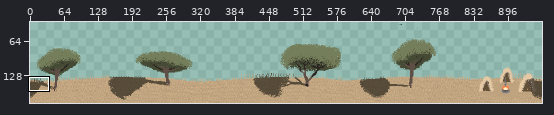
Edited in one commit: pixel-art file (Assets/Sprites/Background/Foreground.ase). Above, an overview of the earlier version with the close-up marked.
Close-up. Before the commit:
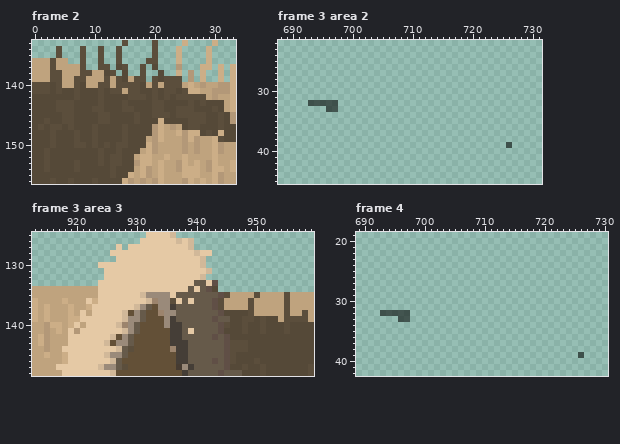
960x180 pixels, 4 frames. Colours within 5 levels of each other are drawn and written as one. Shown: frame 2: x 0..33, y 133..156; frame 3 area 2: x 688..731, y 22..45; frame 3 area 3: x 913..959, y 125..148; frame 4: x 689..730, y 19..42. The wide view leaves out empty margins. The commit also changed other frames or places, which this record leaves out.
New version:
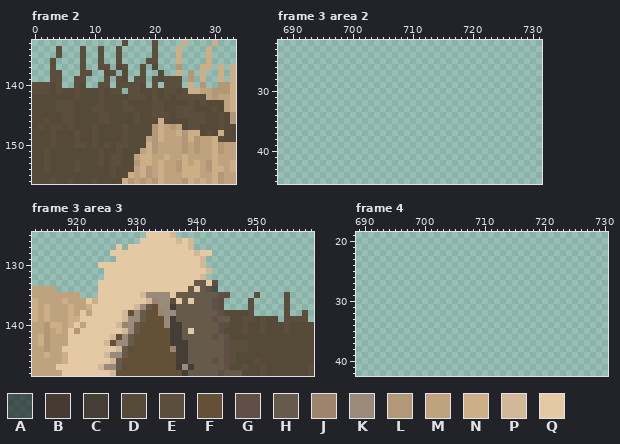
Palette (. is transparent): A #0000008d  B #463b31  C #453e37  D #554938  E #5b4e3c  F #635037  G #604f46  H #665a4a  J #9c846d  K #9a8a7a  L #b39878  M #bfa37e  N #ccae87  P #d1b899  Q #e5c9a5
The edit:
Frame 2, layer "Foreground":
Colour M is removed in row 136 at x 0 to 2 and 4 to 5; in row 137 at x 0 to 2 and 4 to 7; in row 138 at x 0 to 2, 5 to 7 and 10 to 11; in row 139 at x 0 to 2, 5 to 6, 9 to 11, 13 and 16; in row 140 at x 5 to 6, 9 to 10, 13, 19, 21, 25, 27 and 29 to 30; in row 141 at x 15.
Frame 3 area 2, layer "tree Shadow":
Colour A is removed in row 32 at x 693 to 697; in row 33 at x 696 to 697; in row 39 at x 726.
Frame 3 area 3, layer "Foreground":
Colour D becomes colour A in row 134 at x 943.
Colour M is removed in row 134 at x 917 to 923; in row 135 at x 921 to 923, 946 to 949, 951 to 954 and 956 to 959; in rows 136 to 137 at x 945 to 948, 950 to 954 and 956 to 959; in row 138 at x 950 to 954, 956 to 957 and 959; in row 139 at x 954 and 959.
Frame 4, layer "tree Shadow": the same change as frame 3 area 2
Where, in picture pixels (left, top, right, bottom), the same in both close-ups:
erased: (32, 58, 218, 94)
erased: (308, 100, 338, 112)
erased: (506, 142, 512, 148)
erased: (56, 286, 98, 298)
changed: (212, 286, 314, 322)
erased: (380, 310, 410, 322)
erased: (578, 352, 584, 358)
